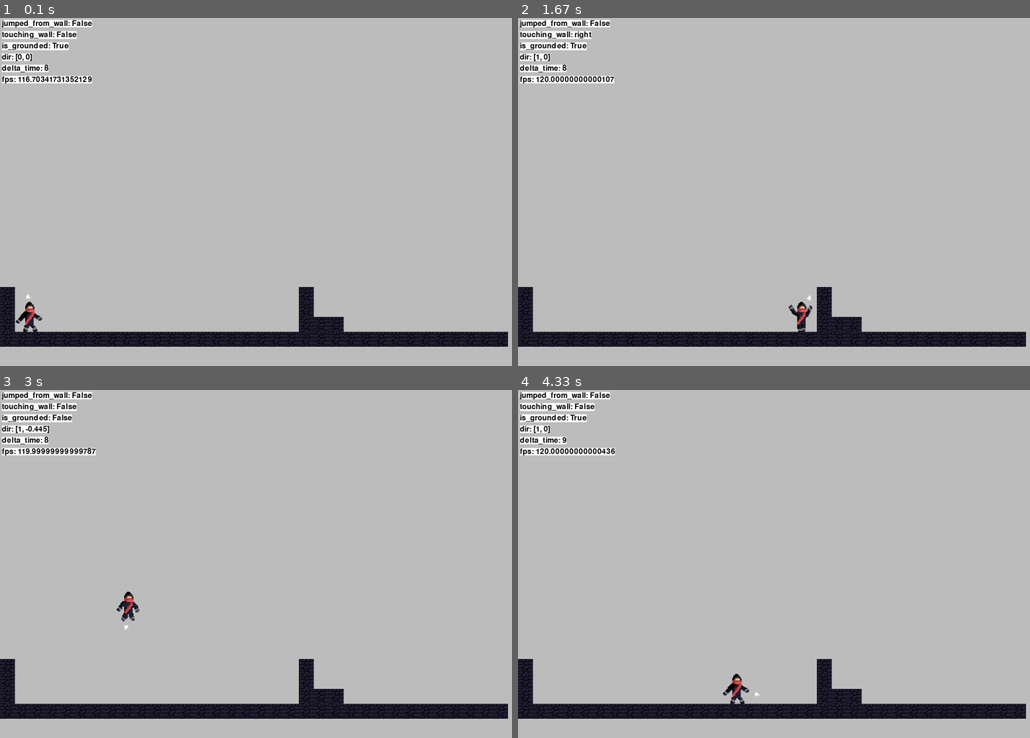
Above: before the commit, frames 1-4 (two rows, left to right).
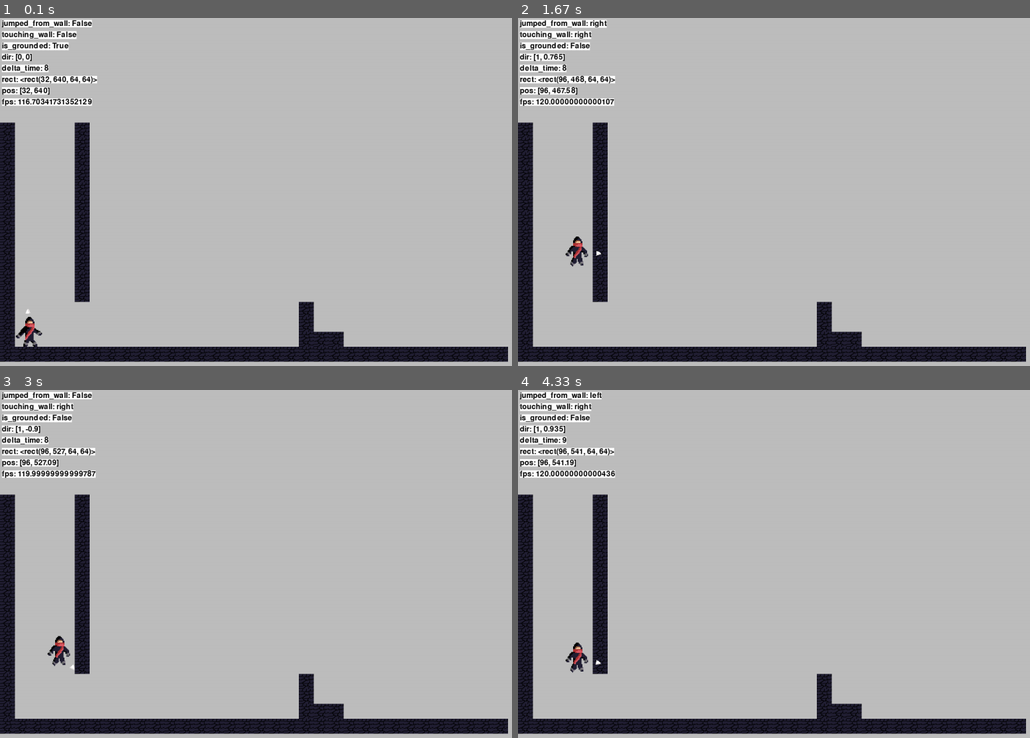
Above: after the commit, the same moments.

Repository: zyxwars/ninja
Game: pygame game, started from main.py
Same seed, same stepped clock (60 frames per second), same inputs: the game is played once before the commit and once after it.
Inputs (mouse positions are in pixels of both pictures, inside the frame that each line leads up to):
- Up to frame 1 (0.1 s): no input
- Up to frame 2 (1.67 s): hold Space 0.33-0.8 s; hold D 0.33-0.8 s; move the mouse to (794, 261) at 0.37 s; hold D 0.83-1.3 s; move the mouse to (1009, 230) at 0.87 s; tap Space at 0.9, 1.2, 1.4 s; hold D from 1.33 s (still down); move the mouse to (820, 272) at 1.37 s
- Up to frame 3 (3 s): tap Space at 1.7, 1.9, 2.2, 2.47, 2.77, 2.9 s; release D at 1.8 s; hold A 1.83-2.37 s; move the mouse to (153, 616) at 1.87 s; hold A 2.4-2.8 s; move the mouse to (358, 713) at 2.43 s; hold D from 2.83 s (still down); move the mouse to (112, 717) at 2.87 s
- Up to frame 4 (4.33 s): tap Space at 3.2, 3.57, 3.87, 4.07 s; release D at 3.47 s; hold A 3.5-3.97 s; move the mouse to (902, 456) at 3.53 s; hold D from 4 s (still down); move the mouse to (outside the picture) at 4.03 s

The runs differ from the first frame. In frame 1, 12% of the frame differs, in the area x 0-100%, y 16-99%; in frame 2, 13%; in frame 3, 13%; in frame 4, 13%, in the area x 0-100%, y 0-99%.

Commit message:
Fix player moving faster under due to rounding

Diff:
--- a/entities/physics_entity.py
+++ b/entities/physics_entity.py
@@ -2,11 +2,13 @@
 
 import config
 import shared_data
+from utils import debug
 
 
 class PhysicsEntity(pg.sprite.Sprite):
     def __init__(self, rect, *args, **kwargs):
         super().__init__(*args, **kwargs)
+        self.pos = pg.math.Vector2(rect.x, rect.y)
         self.rect = rect
         self.dir = pg.math.Vector2(0, 0)
         self.speed = config.SPEED
@@ -15,13 +17,32 @@
         self.is_grounded = False
         self.touching_wall = False
 
+    # https://www.py4u.net/discuss/247960
+    # Add movement precision
+    # Rounding rect values caused movement to the left and up to be faster
+    def set_x(self, x):
+        self.pos.x = x
+        self.rect.x = round(self.pos.x)
+
+    def set_y(self, y):
+        self.pos.y = y
+        self.rect.y = round(self.pos.y)
+
     def move(self, tiles):
-        self.rect.x += self.dir.x * self.speed * shared_data.delta_time
+        debug.debug('rect', self.rect)
+        debug.debug('pos', self.pos)
+
+        self.set_x(self.pos.x + self.dir.x *
+                   self.speed * shared_data.delta_time)
         self.collide_horizontal(tiles)
 
         self.apply_gravity()
         # Jump force and gravity are directly added to the y dir
-        self.rect.y += self.dir.y * shared_data.delta_time
+        y_speed = self.dir.y * shared_data.delta_time
+        # FIXME: If delta time is large enough it is possible for y to be bigger than the tile height
+        # making the player phase through it
+        # 32(tile height) - 1 (added in collision check)
+        self.set_y(self.pos.y + y_speed if y_speed <= 31 else 31)
         self.collide_vertical(tiles)
 
     def collide_horizontal(self, tiles):
@@ -36,6 +57,8 @@
                 if self.dir.x < 0:
                     self.rect.left = tile.rect.right
                     self.touching_wall = 'left'
+
+                self.set_x(self.rect.x)
 
     def collide_vertical(self, tiles):
         self.is_grounded = False
@@ -54,6 +77,8 @@
                 # Jumping
                 if self.dir.y < 0:
                     self.rect.top = tile.rect.bottom
+
+                self.set_y(self.rect.y)
                 self.dir.y = 0
 
     def apply_gravity(self):
@@ -61,4 +86,4 @@
 
     def jump(self):
         # Jump force is a positive number, so we need to subtract is from self.dir.y
-        self.dir.y -= self.jump_force
+        self.dir.y = -self.jump_force
--- a/entities/player/projectile_indicator.py
+++ b/entities/player/crosshair.py
@@ -7,11 +7,11 @@
 import utils
 
 
-class ProjectileIndicator(pg.sprite.Sprite):
+class Crosshair(pg.sprite.Sprite):
     def __init__(self, *args, **kwargs):
         super().__init__(*args, **kwargs)
         self.image = pg.image.load(utils.get_path(
-            __file__, 'assets/projectile_indicator.png')).convert_alpha()
+            __file__, 'assets/crosshair.png')).convert_alpha()
         self.image = pg.transform.flip(self.image, False, True)
         self.image_original = self.image
         self.rect = self.image.get_rect()
--- a/entities/player/player.py
+++ b/entities/player/player.py
@@ -1,7 +1,7 @@
 import pygame as pg
 import math
 
-from .projectile_indicator import ProjectileIndicator
+from .crosshair import Crosshair
 import config
 from utils import debug
 import utils
@@ -25,8 +25,8 @@
         self.animation_index = 0
 
         self.jumped_from_wall = False
-        self.projectile_indicator = pg.sprite.GroupSingle()
-        self.projectile_indicator.add(ProjectileIndicator())
+        self.crosshair = pg.sprite.GroupSingle()
+        self.crosshair.add(Crosshair())
 
     def debug(self):
         debug.debug('jumped_from_wall', self.jumped_from_wall)
@@ -41,8 +41,8 @@
         self.move(tiles)
         self.animate()
 
-        self.projectile_indicator.update(self.rect.center, tiles, surface)
-        self.projectile_indicator.draw(surface)
+        self.crosshair.update(self.rect.center, tiles, surface)
+        self.crosshair.draw(surface)
 
     def get_input(self):
         keys = pg.key.get_pressed()
@@ -58,11 +58,8 @@
             self.jump()
 
     def jump(self):
-        # Is on ground
-        if self.is_grounded:
-            self.jumped_from_wall = False
-        # Is in the air
-        elif self.touching_wall == 'right':
+        # If player is touching wall when jumping from ground count it as wall jumping
+        if self.touching_wall == 'right':
             if self.jumped_from_wall == 'right':
                 return
             self.jumped_from_wall = 'right'
@@ -71,6 +68,8 @@
             if self.jumped_from_wall == 'left':
                 return
             self.jumped_from_wall = 'left'
+        elif self.is_grounded:
+            self.jumped_from_wall = False
         else:
             return
 
--- a/level/level.txt
+++ b/level/level.txt
@@ -5,17 +5,18 @@
 
 
 
-
-
-
-
-
-
-
-
-
-
-
+1    1
+1    1
+1    1
+1    1
+1    1
+1    1
+1    1
+1    1
+1    1
+1    1
+1    1
+1    1
 1                   1
 1                   1
 12                  111
--- a/utils/sprite_sheet_parser.py
+++ b/utils/sprite_sheet_parser.py
@@ -9,7 +9,6 @@
 
     # Pos comprises of (column, row)
     def load_image(self, pos, scale=None, size=(32, 32)):
-        print(pos, scale, size)
         image = pg.Surface(size, pg.SRCALPHA).convert_alpha()
         image.blit(self.sheet, (0, 0),
                    (pos[0] * size[0], pos[1] * size[1], pos[0] * size[0] + size[0], pos[1] * size[1] + size[1]))
Renamed: entities/player/assets/projectile_indicator.png -> entities/player/assets/crosshair.png
Not shown, changed: TODO.md
